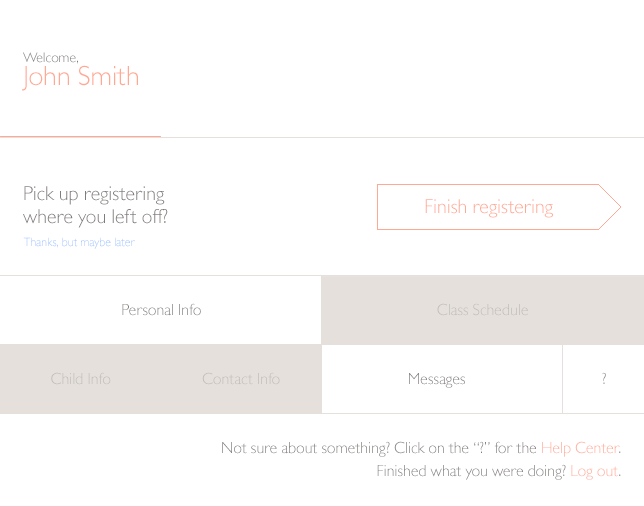
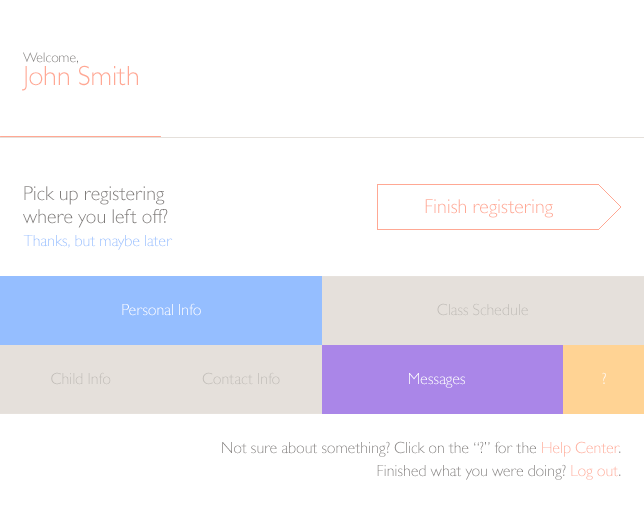
Layer changes from the first 644x506 image to the second:
hid "Layer 23" over [160, 276, 563, 414]
hid "Divide copy 3" over [0, 275, 644, 276]
hid "Divide copy 2" over [322, 413, 644, 414]
hid "Divide copy" over [0, 344, 322, 345]
painted on "Personal Info" (1st of 2) over [122, 303, 201, 316]
hid "Layer 15" over [0, 235, 644, 414]
painted on "Thanks, but maybe later" over [23, 235, 173, 250]
painted on "Messages" (1st of 2) over [409, 373, 465, 388]
hid "Layer 15 copy 2" over [0, 235, 644, 414]
showed "Layer 22" over [0, 235, 644, 414]
painted on "?" over [602, 372, 606, 384]
hid "Layer 15 copy 4" over [0, 235, 644, 414]
hid "Layer 15 copy 5" over [0, 235, 644, 414]
